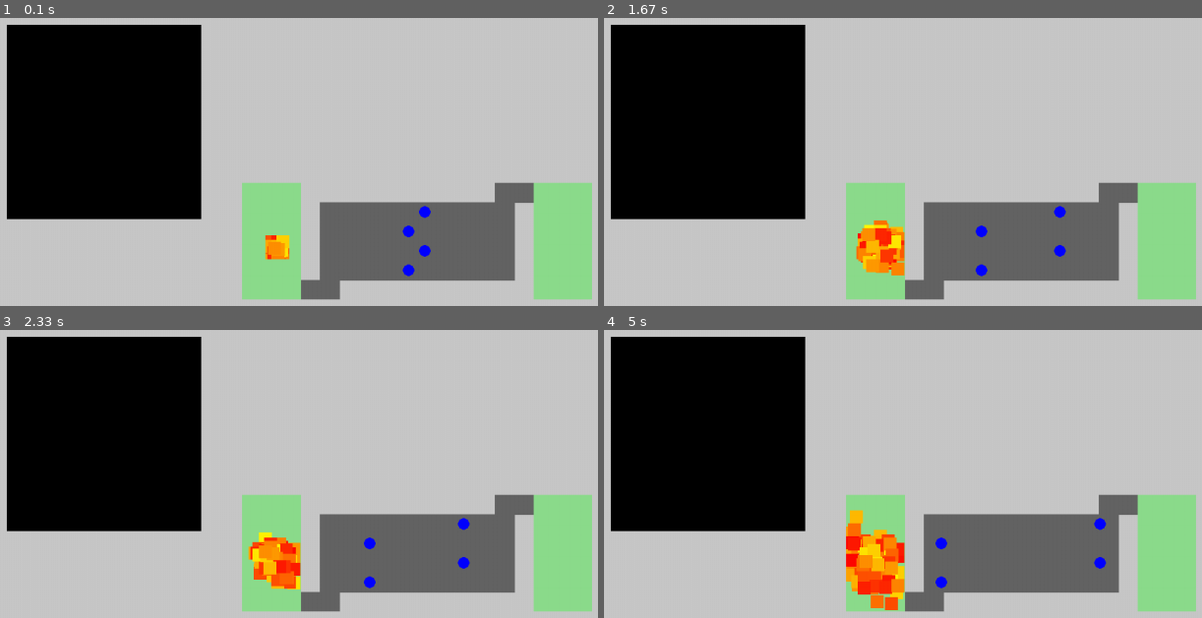
Above: before the commit, frames 1-4 (two rows, left to right).
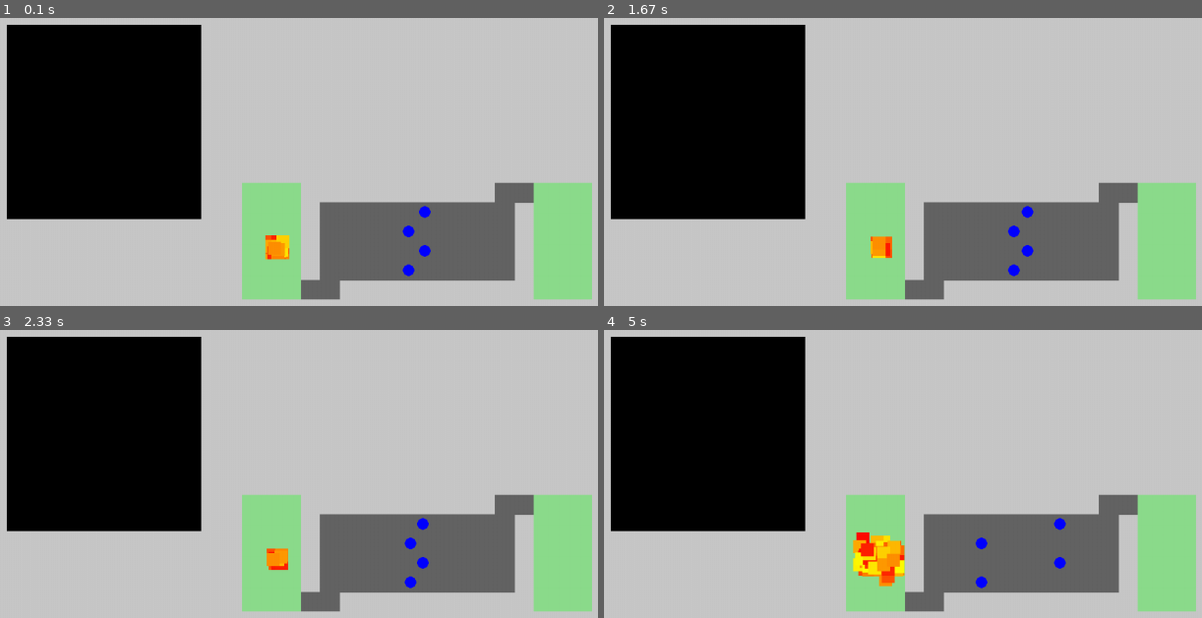
Above: after the commit, the same moments.

Repository: carolineap/hardest-pygame-ever
Game: pygame game, started from simulation_exchange_entire_population.py
Same seed, same stepped clock (60 frames per second), same inputs: the game is played once before the commit and once after it.
Inputs:
- Up to frame 1 (0.1 s): no input
- Up to frame 2 (1.67 s): no input
- Up to frame 3 (2.33 s): no input
- Up to frame 4 (5 s): no input

Frame 1 is identical in both runs. In frame 2, 1.8% of the frame differs, in the area x 42-78%, y 65-90%; in frame 3, 1.8%; in frame 4, 2.8%, in the area x 40-85%, y 62-98%.

Commit message:
added mutation with swap in two points alleatory

Diff:
--- a/genetic_algorithm/ga_exchange_entire_population.py
+++ b/genetic_algorithm/ga_exchange_entire_population.py
@@ -36,9 +36,12 @@
 
     return population
 
-def mutation(state, point, d):
-    d = random.randint(1, d)
-    state[point:point+d] = [random.choice(list(Actions)).value]*d
+def mutation(state):
+    point_one = random.randint(0, len(state)-1)
+    point_two = random.randint(0, len(state)-1)
+    #print(point_one)
+    #print(point_two)
+    state[point_one], state[point_two] = state[point_two], state[point_one]
     return state
 
 def create_initial_population(size, n_state, d):
--- a/simulation_exchange_entire_population.py
+++ b/simulation_exchange_entire_population.py
@@ -3,62 +3,66 @@
 import random
 
 def simulate_game():
-	population_size = 100
-	max_iterations = 2000
-	best = None
-	worst = None
-	state_size = 15 #aumenta o tamanho do cromossomo gradativamente, cinco estados a cada cinco gerações
-	i = 0
-	j = 0
+    population_size = 100
+    max_iterations = 2000
+    best = None
+    worst = None
+    state_size = 15 #aumenta o tamanho do cromossomo gradativamente, cinco estados a cada cinco gerações
+    i = 0
+    j = 0
+    mutation_rate = 0.03
 
-	d = int(state_size/2)
+    d = int(state_size/2)
 
-	population = ga.create_initial_population(population_size, state_size, d)
+    population = ga.create_initial_population(population_size, state_size, d)
 
-	app = App(len(population), display=True)
+    app = App(len(population), display=True)
 
-	while(j < max_iterations):
+    while(j < max_iterations):
 
-		d = int(state_size/2) #max number of repetitions
+        d = int(state_size/2) #max number of repetitions
 
-		print("Starting simulation of generation " + str(j), state_size)
+        print("Starting simulation of generation " + str(j), state_size)
 
-		results = app.run([individual.state[:state_size] for individual in population], (state_size))
+        results = app.run([individual.state[:state_size] for individual in population], (state_size))
 
-		for i in range(len(population)):
-			population[i].win = results[i][0]
-			population[i].best_position = results[i][1]
-			population[i].action_best_position = results[i][2]
-			population[i].poison = results[i][3]
+        for i in range(len(population)):
+            population[i].win = results[i][0]
+            population[i].best_position = results[i][1]
+            population[i].action_best_position = results[i][2]
+            population[i].poison = results[i][3]
 
-			if population[i].win:
-				print("Alguém venceu!!!")
+            if population[i].win:
+                print("Alguém venceu!!!")
 
-			if not best or population[i].fitness() < best.fitness():
-				best = population[i]
+            if not best or population[i].fitness() < best.fitness():
+                best = population[i]
 
-			if not worst or population[i].fitness() > worst.fitness():
-				worst = population[i]
+            if not worst or population[i].fitness() > worst.fitness():
+                worst = population[i]
 
-		new_population = []
+        new_population = []
 
-		parents_selection = ga.selection(population)
-		for i in range(int(len(parents_selection)/2)):
-			new_ind_1_crom, new_ind_2_crom = ga.crossover(parents_selection[i].state, parents_selection[i+1].state, state_size - 10)
-			new_population.append(ga.Individual(new_ind_1_crom))
-			new_population.append(ga.Individual(new_ind_2_crom))
-			#new_population.append(ga.Individual(ga.mutation(ind1.state, ind1.action_best_position-2, d))) #tenta fazer mutação bem perto da melhor posição
-			#new_population.append(ga.Individual(ga.mutation(ind2.state, ind2.action_best_position-2, d)))
+        parents_selection = ga.selection(population)
+        for i in range(int(len(parents_selection)/2)):
+            new_ind_1_crom, new_ind_2_crom = ga.crossover(parents_selection[i].state, parents_selection[i+1].state, state_size - 10)
 
-		population =  new_population
+            if random.random() <= mutation_rate:
+                new_ind_1_crom = ga.mutation(new_ind_1_crom)
+                new_ind_2_crom = ga.mutation(new_ind_2_crom)
 
-		j += 1
+            new_population.append(ga.Individual(new_ind_1_crom))
+            new_population.append(ga.Individual(new_ind_2_crom))
 
-		if j%5 == 0:
-			state_size += 20
-			population = ga.increase_state(population, state_size, d)
+        population =  new_population
 
-	print(state_size)
+        j += 1
+
+        if j%5 == 0 and state_size <=500:
+            state_size += 5
+            population = ga.increase_state(population, state_size, d)
+
+    print(state_size)
 
 if __name__ == "__main__":
-	simulate_game()
+    simulate_game()
